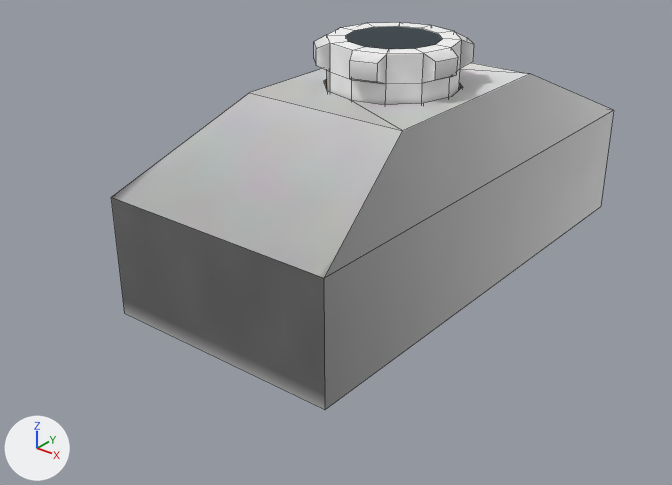
The Blender file src/main/resources/assets/eln/model/ElectricalFuse/ElectricalFuse.blend, before and after one commit.
Camera for both pictures: a camera (50 mm lens) standing at (0.752, -1.07, 0.656) and looking at (-0.027, -0.096, 0.053). Arrows for +X, +Y and +Z are at lower left; the lights stay in place. Mesh edges are drawn as thin lines.

In view in the first picture: 'Fuse', 'case'.
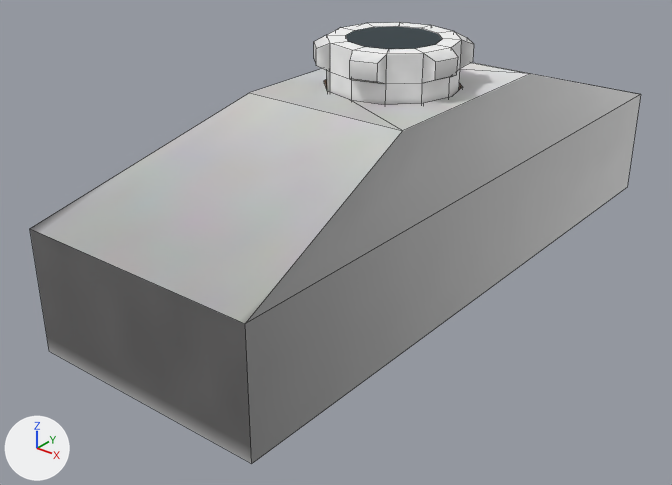
Boxes [x1, y1, x2, y2] around the edits, measured in the pictures (672 x 485 px; the box of a moved part takes in the faces that stretch with it):
'case', reshaped (21% wider, 16% taller)
    before: [111, 63, 614, 410]
    after: [30, 62, 641, 463]
part 1 of me_case, moved or reshaped
    before: [111, 74, 614, 410]
    after: [30, 62, 641, 463]

The change, as a diff of the scene's bpy script:
```diff
--- a/src/main/resources/assets/eln/model/ElectricalFuse/ElectricalFuse.blend.py
+++ b/src/main/resources/assets/eln/model/ElectricalFuse/ElectricalFuse.blend.py
@@ me_case @@
 me_case.from_pydata(...)  # 36 vertices, 24 faces; spans x -0.55..0.55, y -1.14..1.17, z 0.01..0.84
 # used by ob_case; location = (0.0, 0.0, 0.0); scale = (0.33, 0.33, 0.33)
 # before: 0 (-0.55, 1.17, 0.01), 1 (-0.55, 1.17, 0.54), 2 (0.55, 1.17, 0.54) at pixel (613, 110), 3 (0.55, 1.17, 0.01) at pixel (600, 206), 4 (-0.55, -1.14, 0.01) at pixel (124, 313)
 # before: 5 (-0.55, -1.14, 0.54) at pixel (111, 197), 8 (0.55, -1.14, 0.01) at pixel (325, 409), 9 (0.55, -1.14, 0.54) at pixel (324, 278)
+# me_case part 1
+for i in [4, 5, 8, 9]: me_case.vertices[i].co += Vector((0.0, -0.38, 0.0))
+for i in [*range(0, 4)]: me_case.vertices[i].co += Vector((0.0, 0.35, 0.0))
 me_case.materials.append(mat_electricalfuse)
```
